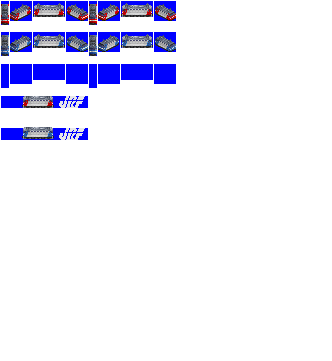
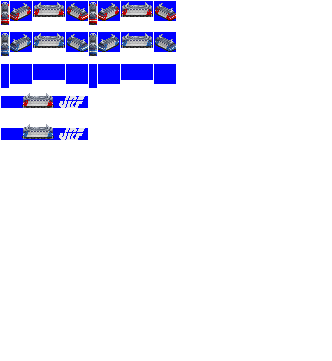
Revision of a layered (332, 361) image; what changed, layer by layer:
added layer "pants" above "ef500" over [2, 2, 173, 130]
painted on "ef500" over [15, 3, 171, 130]
painted on "cc" over [15, 34, 171, 40]
